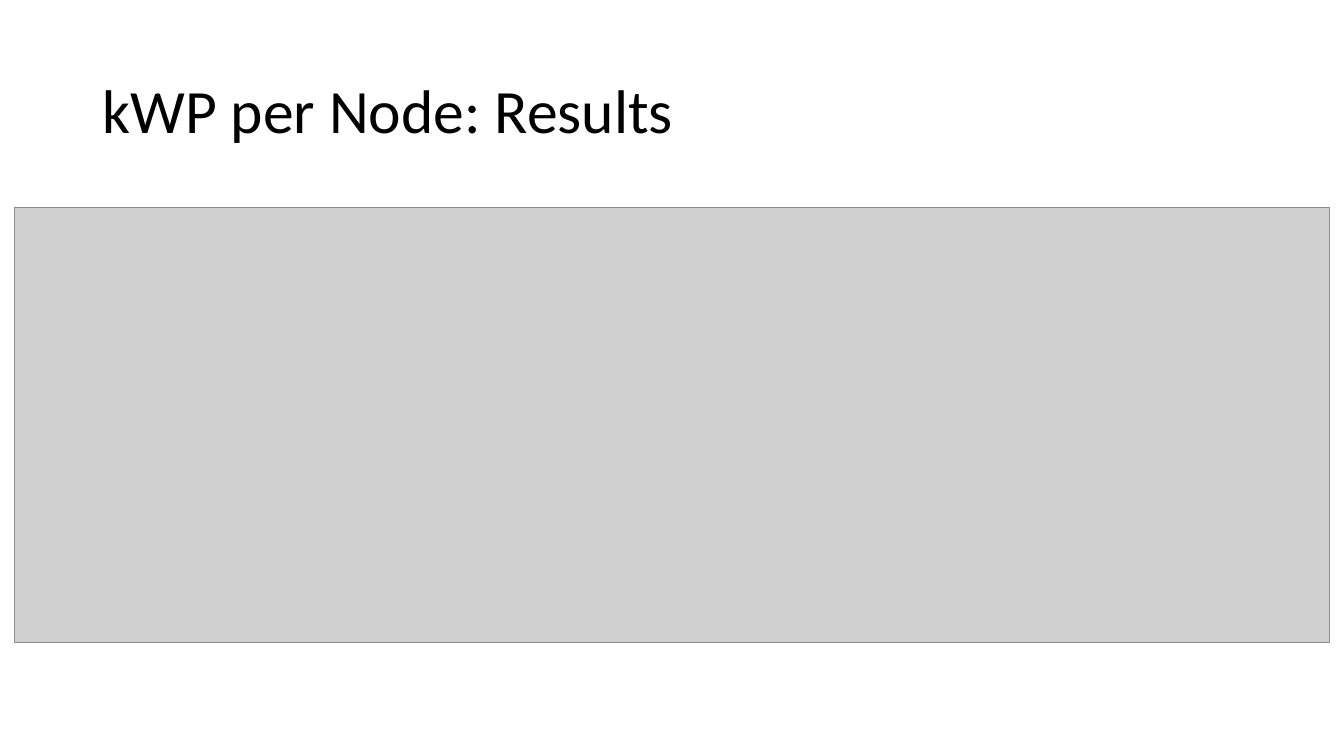
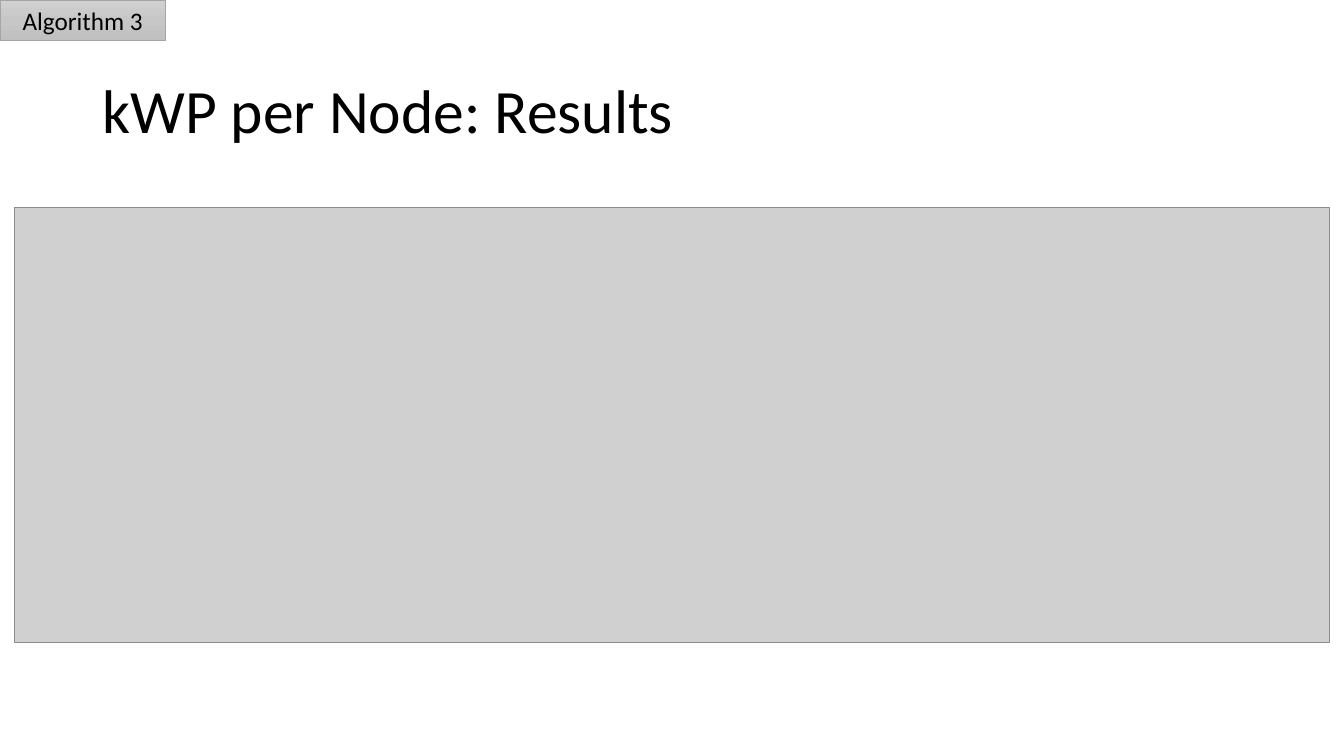
Before and after one commit to gajanns/Fachprojekt_Code, a slide deck: slide 24 of Presentation/Fachprojekt_Presentation1_Final.pptx. Drawn at 1344x756 pixels with LibreOffice and Linux fonts; fonts in the diff are those of the drawing; grey boxes stand for pictures. Boxes give left, top, right and bottom in pixels: in the first picture for what was removed or moved away, otherwise in the second. Text is boxed around its words. In the diff, an @@ line names an element or a change of style, - is before the commit and + after.

```diff
--- a/Presentation/Fachprojekt_Presentation1_Final.pptx
+++ b/Presentation/Fachprojekt_Presentation1_Final.pptx
@@ rectangle added at bbox=[0, 0, 165, 40], fill gradient #D2D2D2 to #C8C8C8 to #C0C0C0, outline #A5A5A5 0.5 pt, 18 pt, text #000000 @@
+Algorithm 3
```
Also in this commit, not shown: 5 other slides changed.
